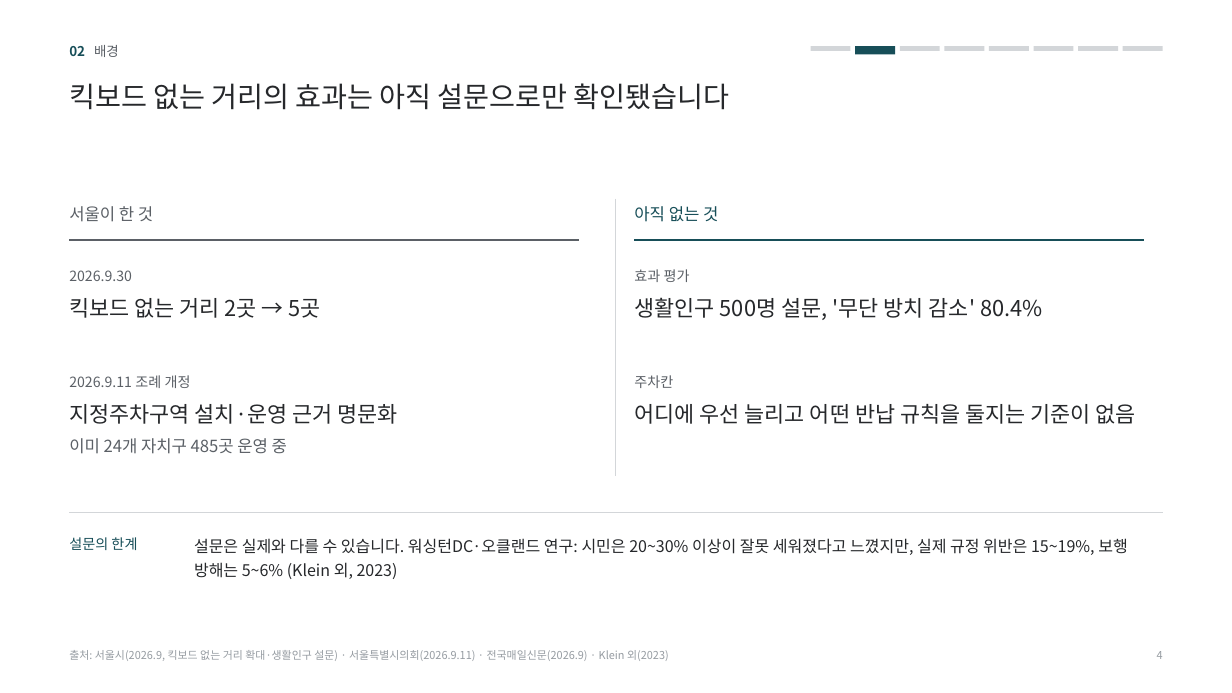
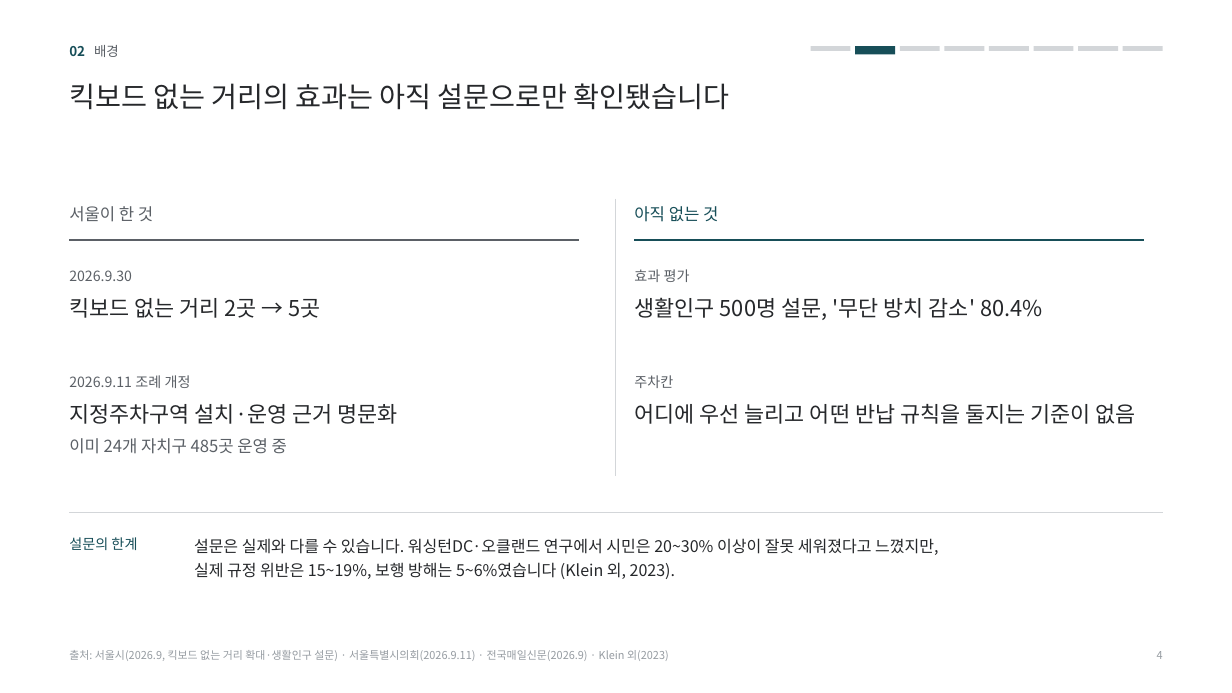
Before and after one commit to hyojoon62/Claude, a slide deck: slide 4 of 프로젝트계획서_별지_사실확인반영.pptx. Drawn at 1232x693 pixels with LibreOffice and Linux fonts; fonts in the diff are those of the drawing. Boxes give left, top, right and bottom in pixels: in the first picture for what was removed or moved away, otherwise in the second. Text is boxed around its words. In the diff, an @@ line names an element or a change of style, - is before the commit and + after.

```diff
--- a/프로젝트계획서_별지_사실확인반영.pptx
+++ b/프로젝트계획서_별지_사실확인반영.pptx
@@ text at [194, 538, 938, 579]: text changed @@
-설문은 실제와 다를 수 있습니다. 워싱턴DC·오클랜드 연구: 시민은 20~30% 이상이 잘못 세워졌다고 느꼈지만, 실제 규정 위반은 15~19%, 보행 방해는 5~6% (Klein 외, 2023)
+설문은 실제와 다를 수 있습니다. 워싱턴DC·오클랜드 연구에서 시민은 20~30% 이상이 잘못 세워졌다고 느꼈지만,
+실제 규정 위반은 15~19%, 보행 방해는 5~6%였습니다 (Klein 외, 2023).
```
Also in this commit, not shown: 7 other slides changed, 3 other files.
